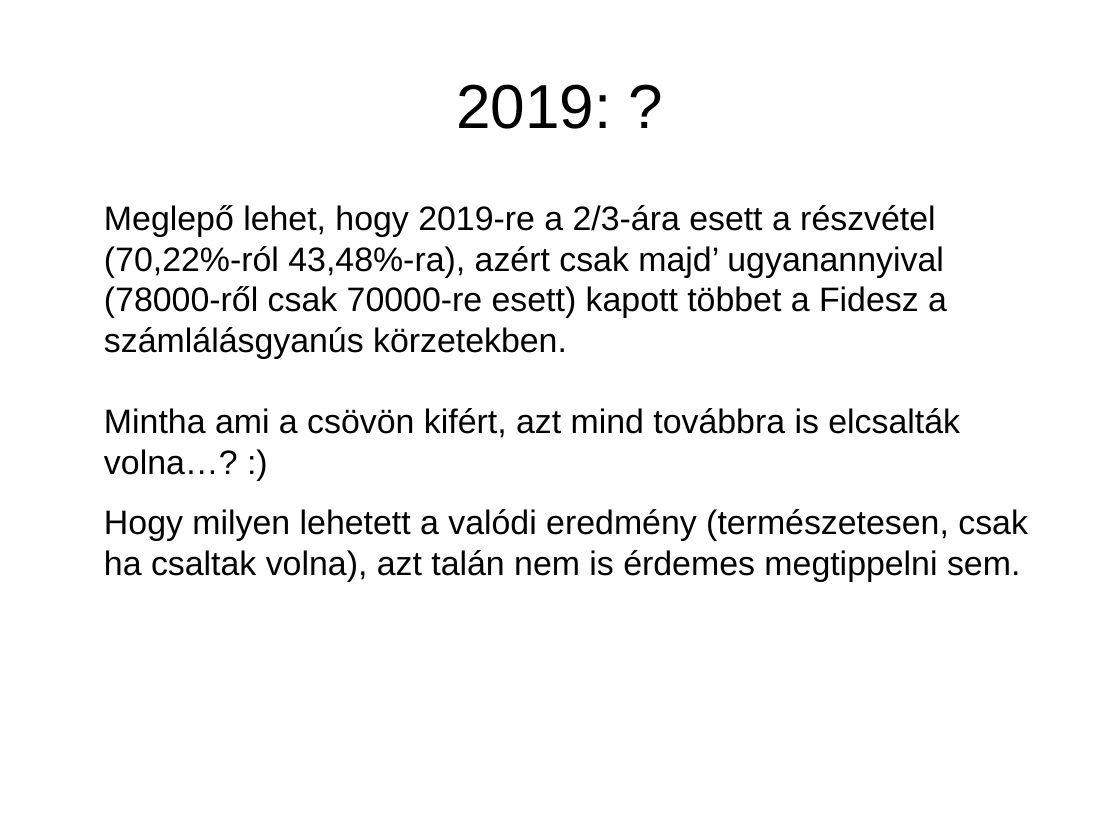
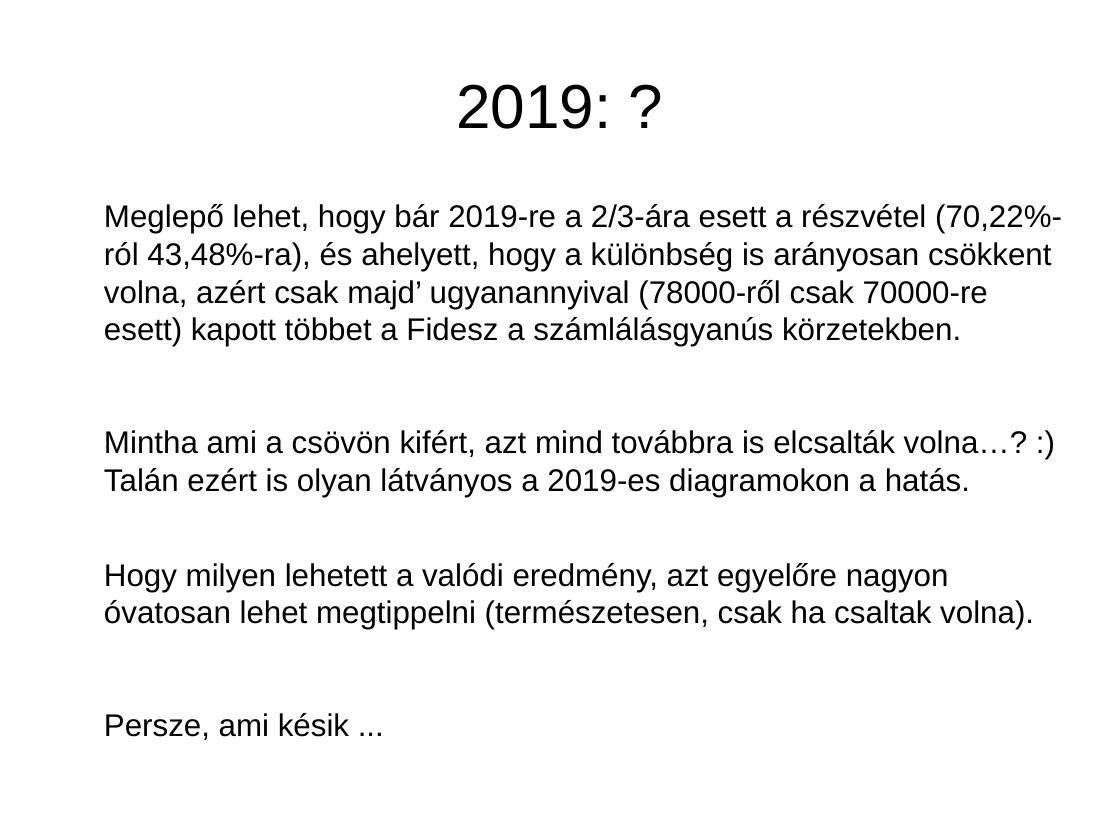
Before and after one commit to brezniczky/ep_elections_2019_hun, a slide deck: slide 35 of slides/hun/slides.odp. Drawn at 1120x840 pixels with LibreOffice and Linux fonts; fonts in the diff are those of the drawing. Boxes give left, top, right and bottom in pixels: in the first picture for what was removed or moved away, otherwise in the second. Text is boxed around its words. In the diff, an @@ line names an element or a change of style, - is before the commit and + after.

```diff
--- a/slides/hun/slides.odp
+++ b/slides/hun/slides.odp
@@ text at (x1=104, y1=204, x2=1062, y2=630): text changed; size 24 to 22.2 pt @@
-Meglepő lehet, hogy 2019-re a 2/3-ára esett a részvétel (70,22%-ról 43,48%-ra), azért csak majd’ ugyanannyival (78000-ről csak 70000-re esett) kapott többet a Fidesz a számlálásgyanús körzetekben.
-Mintha ami a csövön kifért, azt mind továbbra is elcsalták volna…? :)
-Hogy milyen lehetett a valódi eredmény (természetesen, csak ha csaltak volna), azt talán nem is érdemes megtippelni sem.
+Meglepő lehet, hogy bár 2019-re a 2/3-ára esett a részvétel (70,22%-ról 43,48%-ra), és ahelyett, hogy a különbség is arányosan csökkent volna, azért csak majd’ ugyanannyival (78000-ről csak 70000-re esett) kapott többet a Fidesz a számlálásgyanús körzetekben.
+Mintha ami a csövön kifért, azt mind továbbra is elcsalták volna…? :) Talán ezért is olyan látványos a 2019-es diagramokon a hatás.
+Hogy milyen lehetett a valódi eredmény, azt egyelőre nagyon óvatosan lehet megtippelni (természetesen, csak ha csaltak volna).
+Persze, ami késik ...
```
Also in this commit, not shown: 24 other slides changed, 3 slides added.
